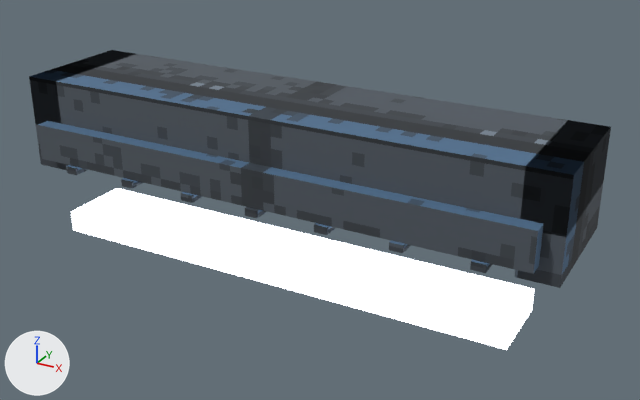
Two versions of the glTF model assets/models/batch001/architecture/arch_light_fixture.glb, one commit apart.
Both versions are drawn from a 50 mm camera at (1.102, -1.846, 1.117) aimed at (0.074, 0.021, 0.183). Every picture has the same lights, and +X, +Y and +Z are marked at lower left. The picture after the commit comes second. Vertices at exactly the same position are counted once.

Names of what the first picture shows: 'arch_light_fixture'.
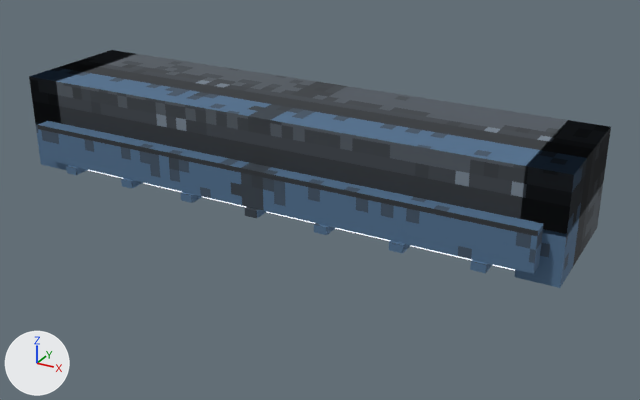
The newer file is also turned or shifted as a whole; pictures and numbers use the older file's frame.

Changed parts and their boxes (x1, y1, x2, y2) in the pictures (640 x 400 px; the box of a moved part takes in the faces that stretch with it):
```json
{"object": "arch_light_fixture", "change": "reshaped", "before": [29, 50, 611, 350], "after": [29, 50, 611, 288], "on screen": "21% shorter"}
{"part": 1, "of": "me_arch_light_fixture", "change": "moved or reshaped", "before": [71, 188, 535, 350], "after": [88, 170, 515, 271], "on screen": "mostly hidden afterwards"}
{"part": 2, "of": "me_arch_light_fixture", "change": "moved or reshaped", "before": [29, 51, 611, 287], "after": [29, 51, 611, 287]}
{"part": 3, "of": "me_arch_light_fixture", "change": "surface changed", "before": [33, 79, 588, 288], "after": [33, 79, 588, 288]}
```

Edits to the scene script, one JSON object a line:
```json
{"block": "me_arch_light_fixture", "where": "# used by ob_arch_light_fixture; location = (0.0, 0.0, 0.0)"}
{"op": "remove", "block": "me_arch_light_fixture", "code": "me_arch_light_fixture.from_pydata(...)  # 92 vertices, 144 faces; spans x -0.75..0.75, y -0.19..0.19, z 0.0..0.44"}
{"op": "add", "block": "me_arch_light_fixture", "code": "me_arch_light_fixture.from_pydata(...)  # 96 vertices, 144 faces; spans x -0.75..0.75, y -0.19..0.19, z 0.19..0.44"}
{"block": "me_arch_light_fixture", "change": "me_arch_light_fixture part 1: the loose piece of 8 vertices spanning x -0.65..0.65, y -0.15..0.05, z 0.0..0.06 is moved by (0.0, 0.03, 0.19)"}
{"block": "me_arch_light_fixture", "change": "me_arch_light_fixture part 2"}
{"block": "me_arch_light_fixture", "change": "14 faces are deleted"}
{"block": "me_arch_light_fixture", "change": "4 vertices are added at (-0.75, -0.15, 0.44), (-0.75, 0.19, 0.44), (0.75, -0.15, 0.44), (0.75, 0.19, 0.44)"}
{"block": "me_arch_light_fixture", "change": "14 new faces join them, mat_arch_light_fixture (picture img_arch_concrete_facility_trim)"}
{"block": "me_arch_light_fixture", "change": "me_arch_light_fixture part 3: 78 kept faces spanning x -0.75..0.75, y -0.19..0.19, z 0.19..0.44 get new texture (UV) coordinates"}
```
